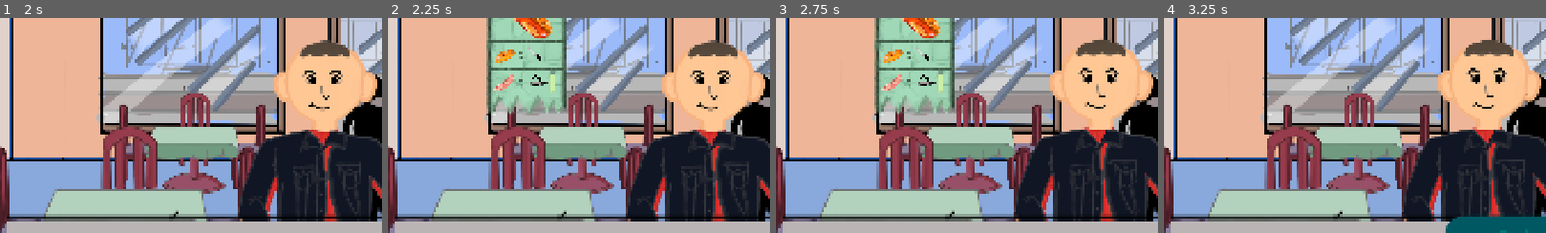
Above: before the commit, frames 1-4 (left to right).
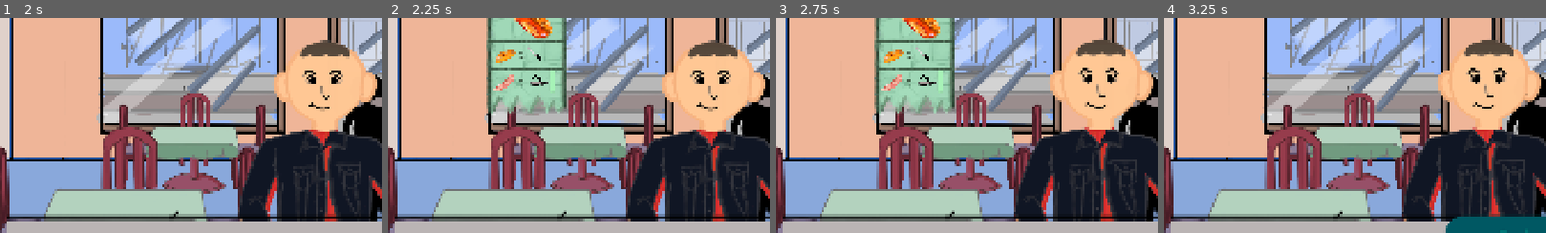
Above: after the commit, the same moments.

Repository: KimHana1/chorikazam
Game: Godot game, scene res://Escenas/control.tscn
Same seed, same stepped clock (60 frames per second), same inputs: the game is played once before the commit and once after it.
Inputs (mouse positions are % of the whole screen's width and height, from its top left):
- Up to frame 1 (2 s): click "Atender" at 0.5 s; click (48, 73) at 1.25 s
- Up to frame 2 (2.25 s): click (67, 23) at 2 s
- Up to frame 3 (2.75 s): no input
- Up to frame 4 (3.25 s): click (22, 11) at 2.75 s
The pictures show only the part of the screen within x 0-50%, y 20-70%; the shares and areas given below are measured in that part.

Frame 1 is identical in both runs. In frame 2, 0.1% of the frame differs, in the area x 42-44%, y 24-36%; in frame 3, 0.1%; in frame 4, nothing differs.

Commit message:
bucle cliente y union de inventario y cocina, aun no completado

Diff:
--- a/Autoload/Global.gd
+++ b/Autoload/Global.gd
@@ -1,13 +1,9 @@
 extends Node
-
 
 var tiempo_dia := 300.0
 
-
-
 var monedas_jugador := 200.0
 var monedas_vendedor := 100.0
-
 
 var ingredientes : Dictionary[String,int] = {
 	"carne": 1,
@@ -15,15 +11,17 @@
 	"pan": 3,
 	"papa": 4,
 	"tomate": 5
-	}
-
+}
 
 
 func agregar_ingrediente(nombre:String, cantidad:int = 1):
 
 	if ingredientes.has(nombre):
 		ingredientes[nombre] += cantidad
+	else:
+		ingredientes[nombre] = cantidad
 
+	print("Ingrediente agregado: ", nombre, " x", cantidad)
 
 func quitar_ingrediente(nombre:String, cantidad:int = 1):
 
@@ -34,10 +32,15 @@
 		if ingredientes[nombre] < 0:
 			ingredientes[nombre] = 0
 
+	print("Ingrediente usado: ", nombre, " x", cantidad)
 
 func cantidad_ingrediente(nombre:String) -> int:
 
 	return ingredientes.get(nombre, 0)
+
+func tiene_ingrediente(nombre:String, cantidad:int = 1) -> bool:
+
+	return cantidad_ingrediente(nombre) >= cantidad
 
 
 
@@ -45,6 +48,8 @@
 
 	monedas_jugador += cantidad
 
+	print("Jugador ganó: ", cantidad)
+	print("Monedas actuales: ", monedas_jugador)
 
 func quitar_monedas_jugador(cantidad:float):
 
@@ -53,17 +58,19 @@
 	if monedas_jugador < 0:
 		monedas_jugador = 0
 
+	print("Jugador gastó: ", cantidad)
+	print("Monedas actuales: ", monedas_jugador)
 
 func tiene_monedas_jugador(cantidad:float) -> bool:
 
 	return monedas_jugador >= cantidad
 
 
-
 func agregar_monedas_vendedor(cantidad:float):
 
 	monedas_vendedor += cantidad
 
+	print("Vendedor ganó: ", cantidad)
 
 func quitar_monedas_vendedor(cantidad:float):
 
--- a/Script/cliente.gd
+++ b/Script/cliente.gd
@@ -49,28 +49,28 @@
 			"pan": ["cortar"],
 			"chorizo": ["calentar"]
 		},
-		"paciencia": 80
+		"paciencia": 100
 	},
 	{
 		"nombre": "Ensalada",
 		"ingredientes": {
 			"papa": ["cortar"],
-			"tomate": ["cortar"],
-
+			"tomate": ["cortar"]
 		},
-		"paciencia": 60
+		"paciencia": 90
 	},
 	{
 		"nombre": "Papa Frita",
 		"ingredientes": {
 			"papa": ["pelar", "cortar", "calentar"]
 		},
-		"paciencia": 70
+		"paciencia": 95
 	}
 ]
 
 func _ready():
 	randomize()
+
 	plato_preparado.visible = false
 	caja_registradora.visible = false
 	globo_pedido.visible = false
@@ -100,6 +100,8 @@
 func generar_cliente():
 	ticket_abierto = false
 	globo_pedido.visible = false
+	plato_preparado.visible = false
+	caja_registradora.visible = false
 
 	var lista_clientes = clientes.keys()
 	cliente_actual = lista_clientes[randi() % lista_clientes.size()]
@@ -176,6 +178,10 @@
 	boton_tomar_pedido.visible = false
 	boton_cocinar.visible = false
 
+	await get_tree().create_timer(1.5).timeout
+
+	generar_cliente()
+
 func _on_button_tomar_pedido_pressed():
 	boton_tomar_pedido.visible = false
 	mostrar_globo_pedido()
--- a/Script/cocina.gd
+++ b/Script/cocina.gd
@@ -25,6 +25,10 @@
 		print("No hay pedido activo en PedidoManager")
 		return
 
+	if not hay_ingredientes_para_pedido():
+		print("No tenes ingredientes suficientes")
+		return
+
 	paciencia_actual = pedido.get("paciencia_actual", pedido.get("paciencia", 100.0))
 	PedidoManager.pedido_actual["paciencia_actual"] = paciencia_actual
 
@@ -50,6 +54,31 @@
 		if ticket_actual != null and ticket_actual.has_method("actualizar_paciencia"):
 			ticket_actual.actualizar_paciencia(paciencia_actual)
 
+func hay_ingredientes_para_pedido() -> bool:
+	var pedido = PedidoManager.pedido_actual
+
+	if pedido.is_empty() or not pedido.has("ingredientes"):
+		return false
+
+	for ingrediente in pedido["ingredientes"].keys():
+		var nombre = ingrediente.to_lower()
+
+		if not Global.tiene_ingrediente(nombre, 1):
+			print("Falta ingrediente: ", nombre)
+			return false
+
+	return true
+
+func descontar_ingredientes_del_pedido():
+	var pedido = PedidoManager.pedido_actual
+
+	if pedido.is_empty() or not pedido.has("ingredientes"):
+		return
+
+	for ingrediente in pedido["ingredientes"].keys():
+		var nombre = ingrediente.to_lower()
+		Global.quitar_ingrediente(nombre, 1)
+
 func mostrar_ticket_chiquito():
 	if ticket_actual != null:
 		return
@@ -93,14 +122,11 @@
 	var pasos_necesarios = pedido["ingredientes"][nombre_ingrediente]
 
 	if paso in pasos_necesarios:
-
 		if not pasos_completados.has(nombre_ingrediente):
 			pasos_completados[nombre_ingrediente] = []
 
 		if paso not in pasos_completados[nombre_ingrediente]:
-
 			pasos_completados[nombre_ingrediente].append(paso)
-
 			print(nombre_ingrediente, " paso correcto: ", paso)
 
 			if ingrediente_terminado(nombre_ingrediente):
@@ -108,13 +134,12 @@
 				marcar_ok_ticket(nombre_ingrediente)
 
 		verificar_progreso()
-
 	else:
 		print("Paso incorrecto para ", nombre_ingrediente)
 		print("Usaste: ", paso)
 		print("Necesitaba: ", pasos_necesarios)
-
 		marcar_ingrediente_incorrecto(nombre_ingrediente)
+
 func ingrediente_terminado(nombre_ingrediente: String) -> bool:
 	nombre_ingrediente = nombre_ingrediente.to_lower()
 
@@ -159,10 +184,7 @@
 func todos_en_plato() -> bool:
 	var pedido = PedidoManager.pedido_actual
 
-	if pedido.is_empty():
-		return false
-
-	if not pedido.has("ingredientes"):
+	if pedido.is_empty() or not pedido.has("ingredientes"):
 		return false
 
 	for ingrediente in pedido["ingredientes"].keys():
@@ -210,6 +232,8 @@
 		PedidoManager.resultado_cliente = "enojado"
 
 	print("Resultado cliente: ", PedidoManager.resultado_cliente)
+
+	descontar_ingredientes_del_pedido()
 
 	PedidoManager.pedido_completado = true
 	get_tree().change_scene_to_file("res://Escenas/cliente.tscn")
